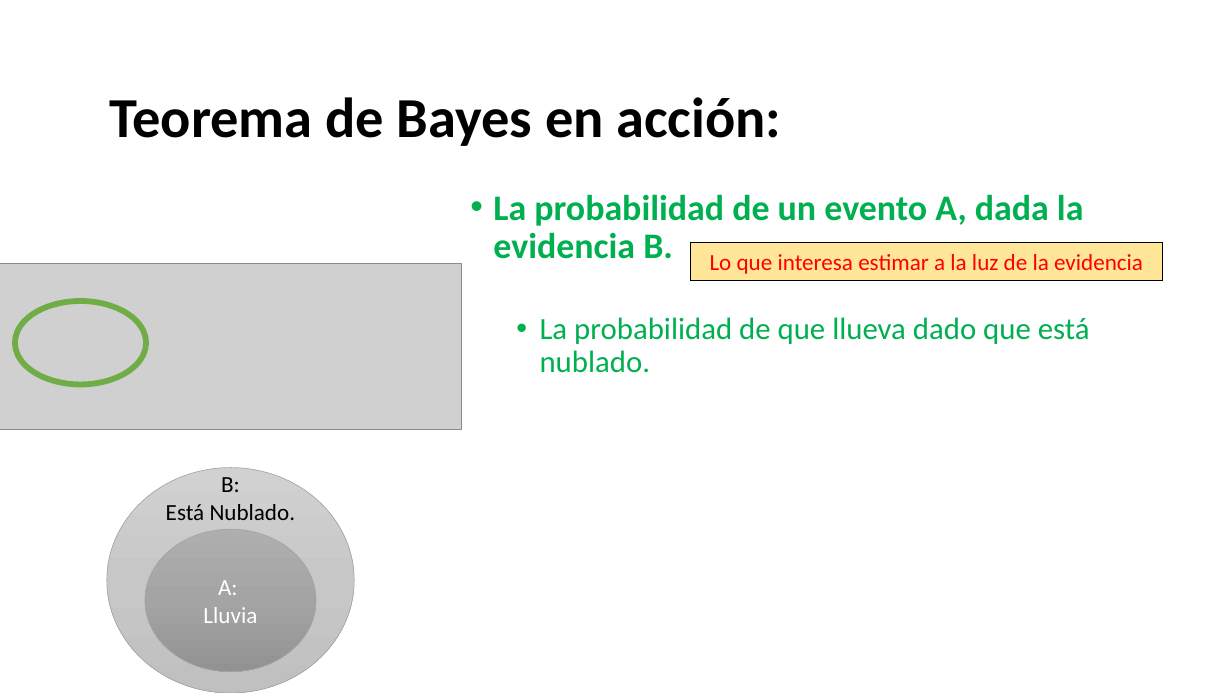
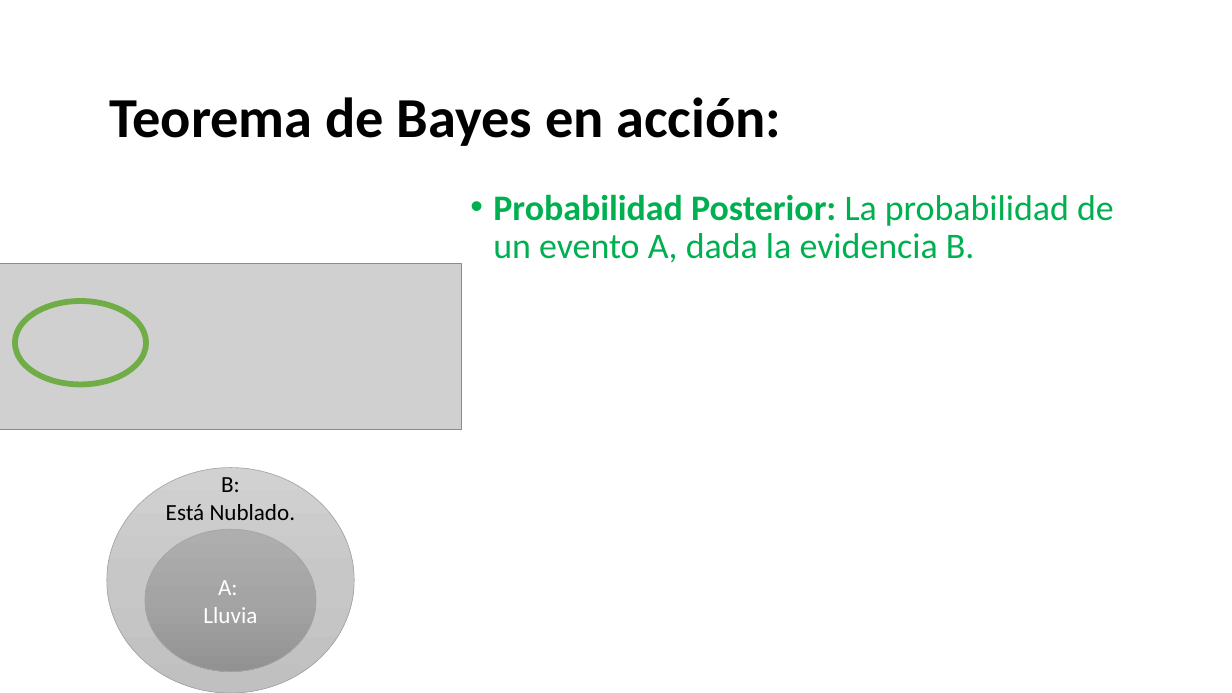
Before and after one commit to Adrifelcha/afchavez-019, a slide deck: slide 59 of JeanPiaget/2019-2020/Cuarentena/Sexto - Clases Remotas/AMC2020_InferenciaProbabilistica-1.pptx (slide 28 before the commit). Drawn at 1232x693 pixels with LibreOffice and Linux fonts; fonts in the diff are those of the drawing; grey boxes stand for pictures. Boxes give left, top, right and bottom in pixels: in the first picture for what was removed or moved away, otherwise in the second. Text is boxed around its words. In the diff, an @@ line names an element or a change of style, - is before the commit and + after.

```diff
--- a/JeanPiaget/2019-2020/Cuarentena/Sexto - Clases Remotas/AMC2020_InferenciaProbabilistica-1.pptx
+++ b/JeanPiaget/2019-2020/Cuarentena/Sexto - Clases Remotas/AMC2020_InferenciaProbabilistica-1.pptx
@@ text at (x1=493, y1=194, x2=1114, y2=263): text changed; size 24 to 28 pt @@
-• La probabilidad de un evento A, dada la evidencia B.
-  • La probabilidad de que llueva dado que está nublado.
+• Probabilidad Posterior: La probabilidad de un evento A, dada la evidencia B.
@@ rectangle removed at (x1=690, y1=243, x2=1163, y2=280) @@
-Lo que interesa estimar a la luz de la evidencia
```
Also in this commit, not shown: 12 other slides changed, 69 slides added, 8 slides removed, 16 other files.
